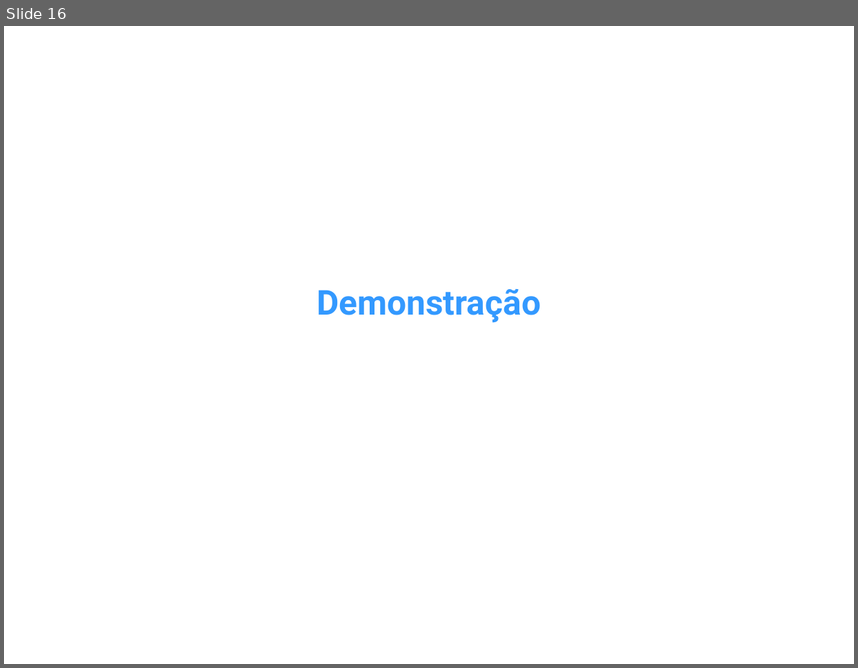
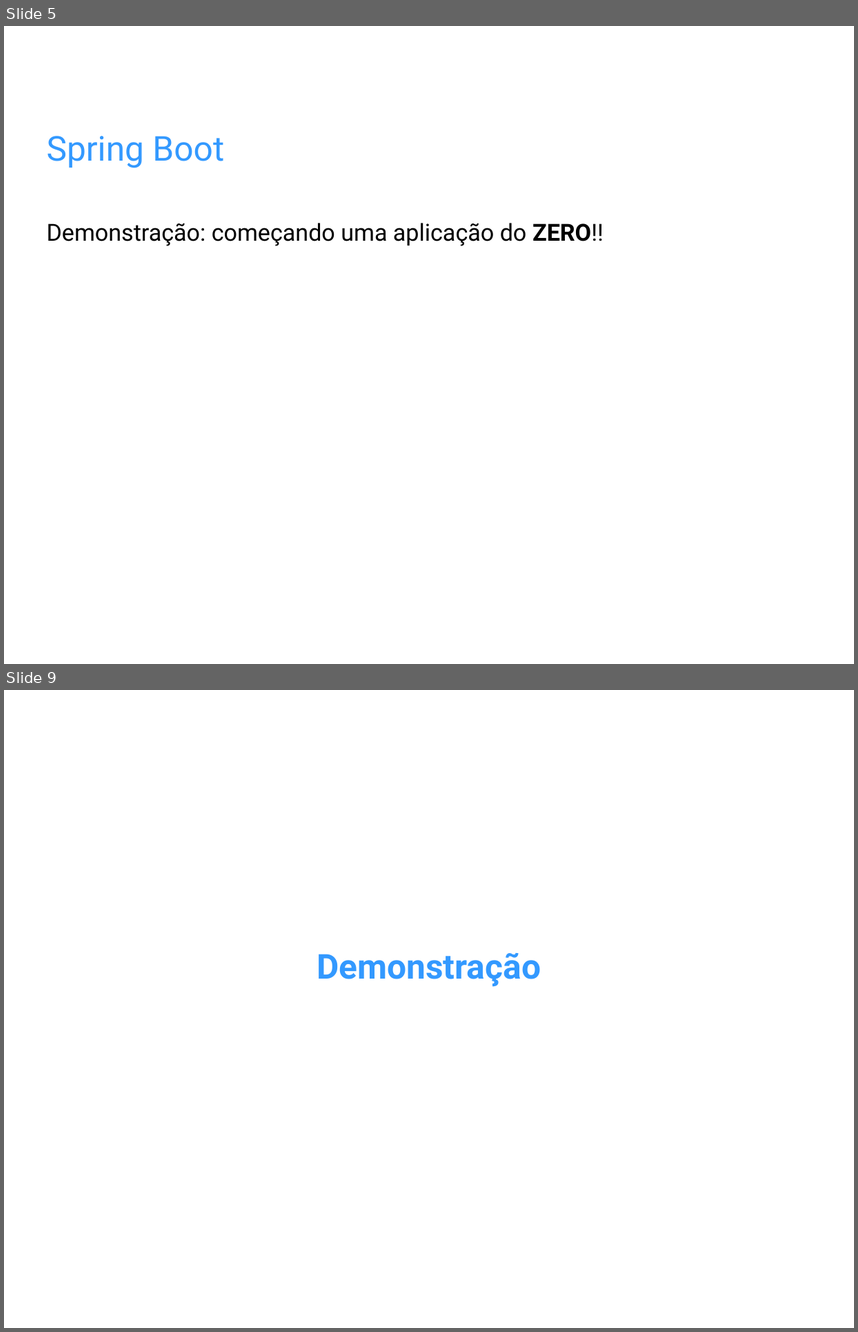
Before and after one commit to amoraes/spring-boot-unesp, a slide deck: etc/Apresentacao-InfoUnesp2016.odp. Shown one above the other, each under a label of ours: slide 16 before the commit, slides 5 and 9 after it; the slides between them are not shown. The pictures are 858x668 and 858x1332 pixels, drawn with LibreOffice and Linux fonts; fonts in the diff are those of the drawing; background and template pictures are left out. Boxes give left, top, right and bottom in pixels: in the first picture for what was removed or moved away, otherwise in the second. Text is boxed around its words. In the diff, an @@ line names an element or a change of style, - is before the commit and + after.

```diff
--- a/etc/Apresentacao-InfoUnesp2016.odp
+++ b/etc/Apresentacao-InfoUnesp2016.odp
@@ slide 5 added at bbox=[4, 26, 854, 664], background picture (left out) @@
@@ title added at bbox=[47, 136, 224, 168], 32 pt, text #3399FF @@
+Spring Boot
@@ text added at bbox=[47, 223, 604, 246], 22 pt, text #000000 @@
+Demonstração: começando uma aplicação do ZERO!!
@@ what was slide 16 is now slide 9 @@
```
Also in this commit, not shown: 1 slide changed, 6 other slides added, 14 slides removed.
